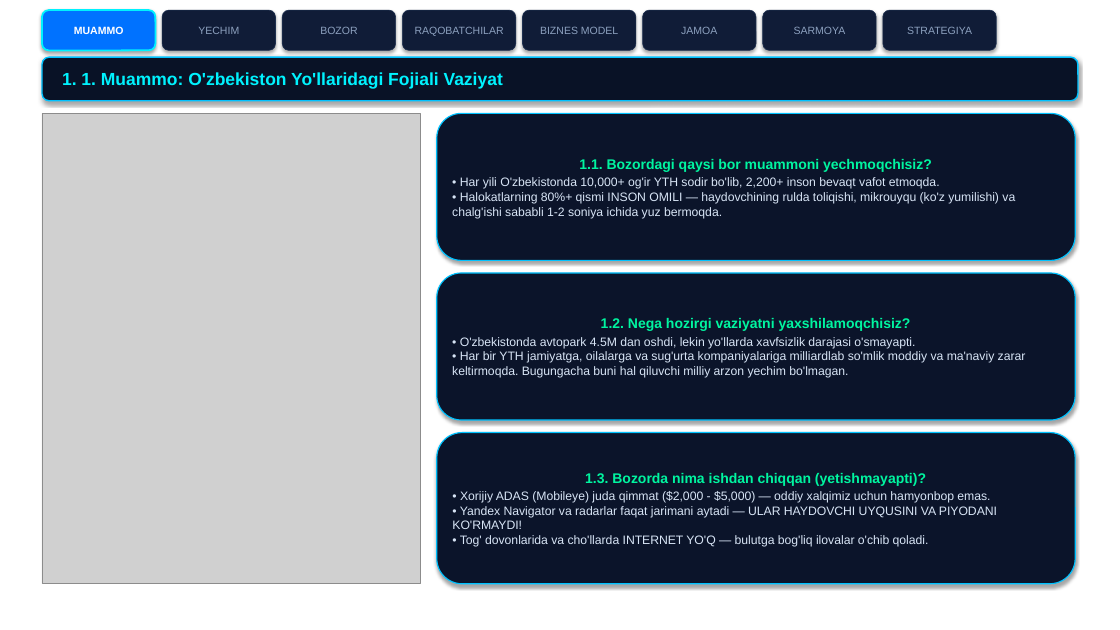
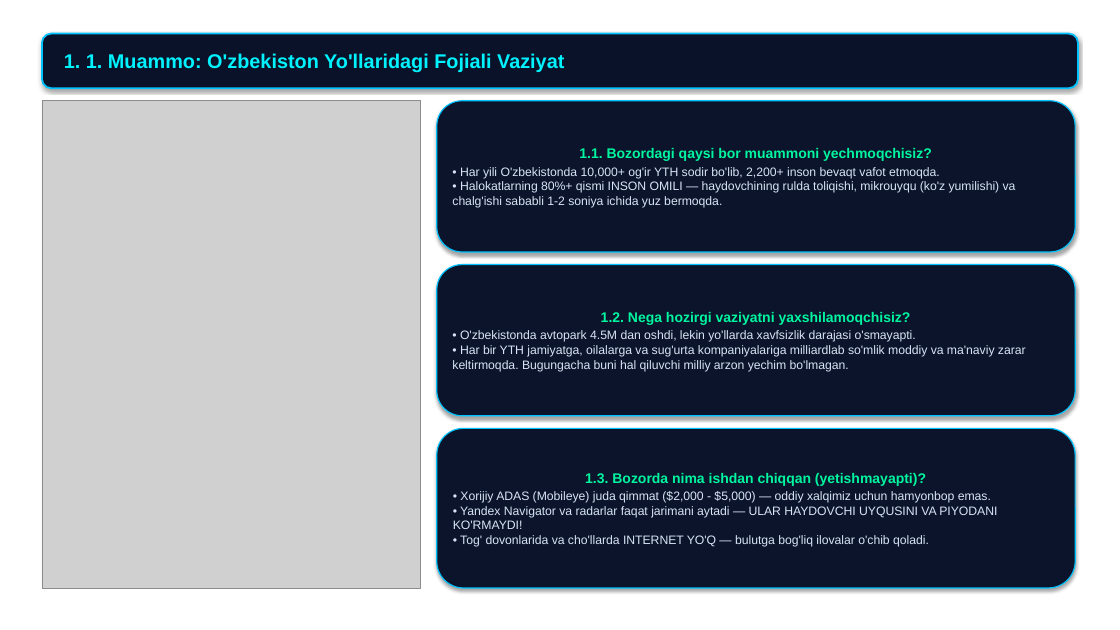
Before and after one commit to abdukamolismoilov5-dotcom/hamroh-ai, a slide deck: slide 3 of docs/presentations/1_HamrohAI_Canva_Shablon_Taqdimot_7000$.pptx. Drawn at 1120x630 pixels with LibreOffice and Linux fonts; fonts in the diff are those of the drawing; grey boxes stand for pictures; background and template pictures are left out. Boxes give left, top, right and bottom in pixels: in the first picture for what was removed or moved away, otherwise in the second. Text is boxed around its words. In the diff, an @@ line names an element or a change of style, - is before the commit and + after.

Commit message:
style: remove top navigation buttons and clean up slide layout

```diff
--- a/docs/presentations/1_HamrohAI_Canva_Shablon_Taqdimot_7000$.pptx
+++ b/docs/presentations/1_HamrohAI_Canva_Shablon_Taqdimot_7000$.pptx
@@ rounded rectangle removed at <box>42,10,155,50</box> @@
-MUAMMO
@@ rounded rectangle removed at <box>162,10,276,50</box> @@
-YECHIM
@@ rounded rectangle removed at <box>282,10,396,50</box> @@
-BOZOR
@@ rounded rectangle removed at <box>402,10,516,50</box> @@
-RAQOBATCHILAR
@@ rounded rectangle removed at <box>523,10,636,50</box> @@
-BIZNES MODEL
@@ rounded rectangle removed at <box>643,10,756,50</box> @@
-JAMOA
@@ rounded rectangle removed at <box>763,10,876,50</box> @@
-SARMOYA
@@ rounded rectangle removed at <box>883,10,996,50</box> @@
-STRATEGIYA
@@ rounded rectangle "1. 1. Muammo: O'zbekiston Yo'llaridagi ...": place and size @@
-rounded rectangle "1. 1. Muammo: O'zbekiston Yo'llaridagi ..." at <box>42,57,1078,101</box>
+rounded rectangle "1. 1. Muammo: O'zbekiston Yo'llaridagi ..." at <box>42,34,1078,88</box>
@@ rounded rectangle "1. 1. Muammo: O'zbekiston Yo'llaridagi ..." at <box>42,34,1078,88</box>: size 15 to 17 pt; fill #091226 to #091228; outline #00C2FF 1.2 pt to #00C2FF 1.5 pt @@
@@ picture: place and size @@
-picture at <box>42,113,420,584</box>
+picture at <box>42,101,420,588</box>
@@ rounded rectangle "1.1. Bozordagi qaysi bor muammoni ...": place and size @@
-rounded rectangle "1.1. Bozordagi qaysi bor muammoni ..." at <box>437,113,1075,260</box>
+rounded rectangle "1.1. Bozordagi qaysi bor muammoni ..." at <box>437,101,1075,252</box>
@@ rounded rectangle "1.2. Nega hozirgi vaziyatni yaxshilamoqchisiz?": place and size @@
-rounded rectangle "1.2. Nega hozirgi vaziyatni yaxshilamoqchisiz?" at <box>437,273,1075,420</box>
+rounded rectangle "1.2. Nega hozirgi vaziyatni yaxshilamoqchisiz?" at <box>437,265,1075,416</box>
@@ rounded rectangle "1.3. Bozorda nima ishdan chiqqan ...": place and size @@
-rounded rectangle "1.3. Bozorda nima ishdan chiqqan ..." at <box>437,433,1075,584</box>
+rounded rectangle "1.3. Bozorda nima ishdan chiqqan ..." at <box>437,429,1075,588</box>
```
Also in this commit, not shown: 11 other slides changed.
